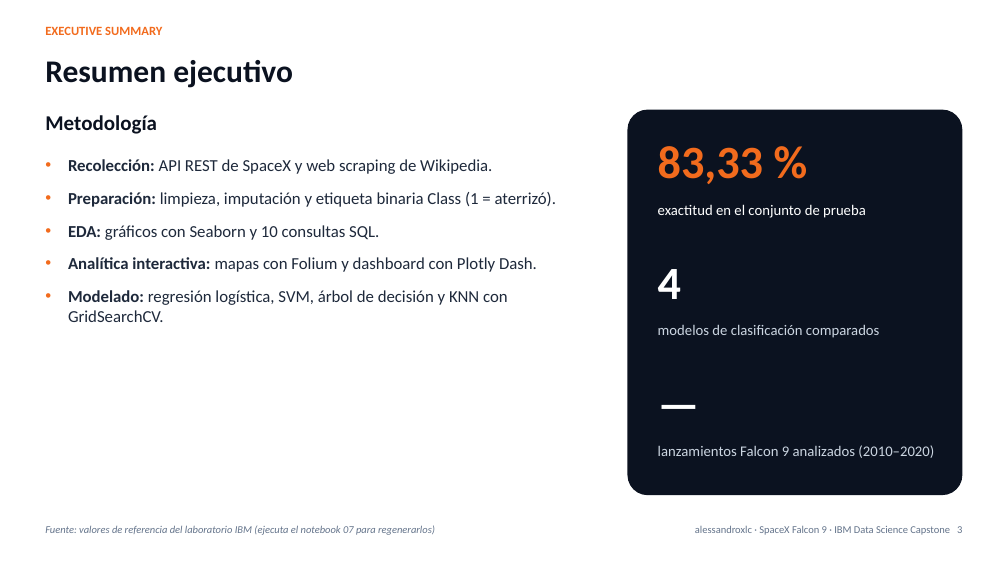
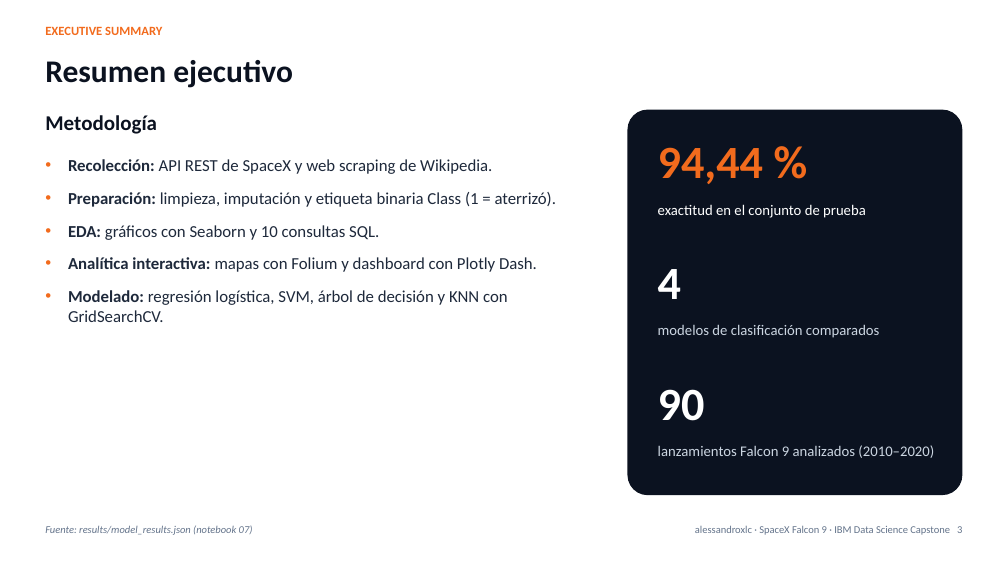
Before and after one commit to alessandroxlc/spacex-falcon9-capstone, a slide deck: slide 3 of presentation/SpaceX_Falcon9_Capstone.pptx. Drawn at 1008x567 pixels with LibreOffice and Linux fonts; fonts in the diff are those of the drawing. Boxes give left, top, right and bottom in pixels: in the first picture for what was removed or moved away, otherwise in the second. Text is boxed around its words. In the diff, an @@ line names an element or a change of style, - is before the commit and + after.

```diff
--- a/presentation/SpaceX_Falcon9_Capstone.pptx
+++ b/presentation/SpaceX_Falcon9_Capstone.pptx
@@ text at (658, 147, 763, 184): text changed @@
-83,33 %
+94,44 %
@@ text at (658, 389, 705, 421): text changed @@
-—
+90
@@ text at (45, 525, 253, 535): text changed @@
-Fuente: valores de referencia del laboratorio IBM (ejecuta el notebook 07 para regenerarlos)
+Fuente: results/model_results.json (notebook 07)
```
Also in this commit, not shown: 28 other slides changed, 45 other files.
